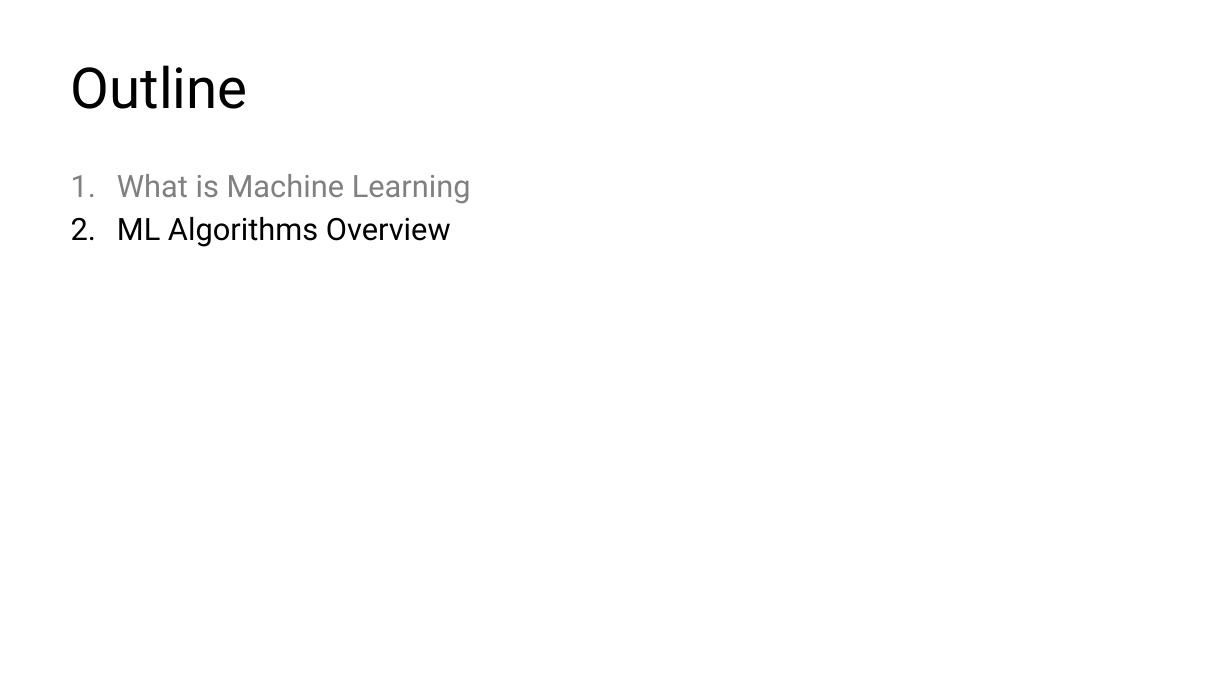
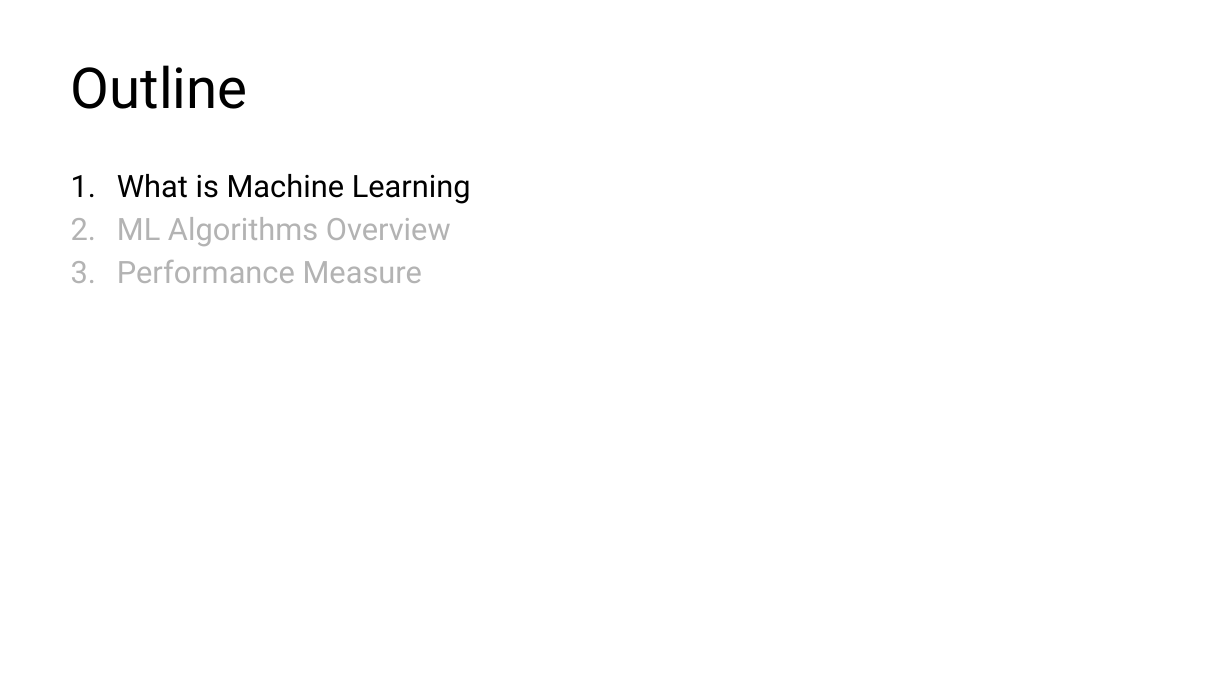
Before and after one commit to kershrita/Data-Science-Roadmap, a slide deck: slide 4 of slides/Session 07 - Machine Learning Overview.pptx (slide 6 before the commit). Drawn at 1232x693 pixels with LibreOffice and Linux fonts; fonts in the diff are those of the drawing. Boxes give left, top, right and bottom in pixels: in the first picture for what was removed or moved away, otherwise in the second. Text is boxed around its words. In the diff, an @@ line names an element or a change of style, - is before the commit and + after.

```diff
--- a/slides/Session 07 - Machine Learning Overview.pptx
+++ b/slides/Session 07 - Machine Learning Overview.pptx
@@ text at box(117, 174, 471, 246): text colour #808080 to #000000 in "What is Machine Learning"; text colour #000000 to #B3B3B3 in "ML Algorithms Overview" @@
@@ text at box(117, 260, 422, 283): paragraph added @@
+3. Performance Measure
```
Also in this commit, not shown: 2 other slides changed, 2 slides added.
